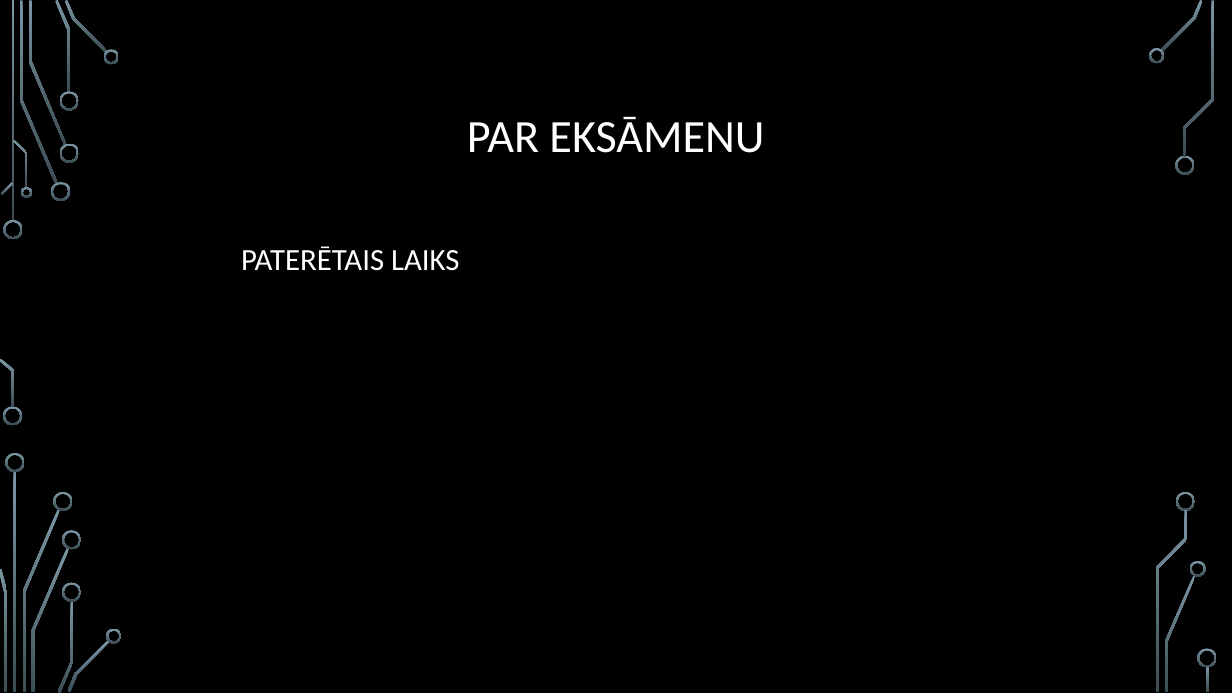
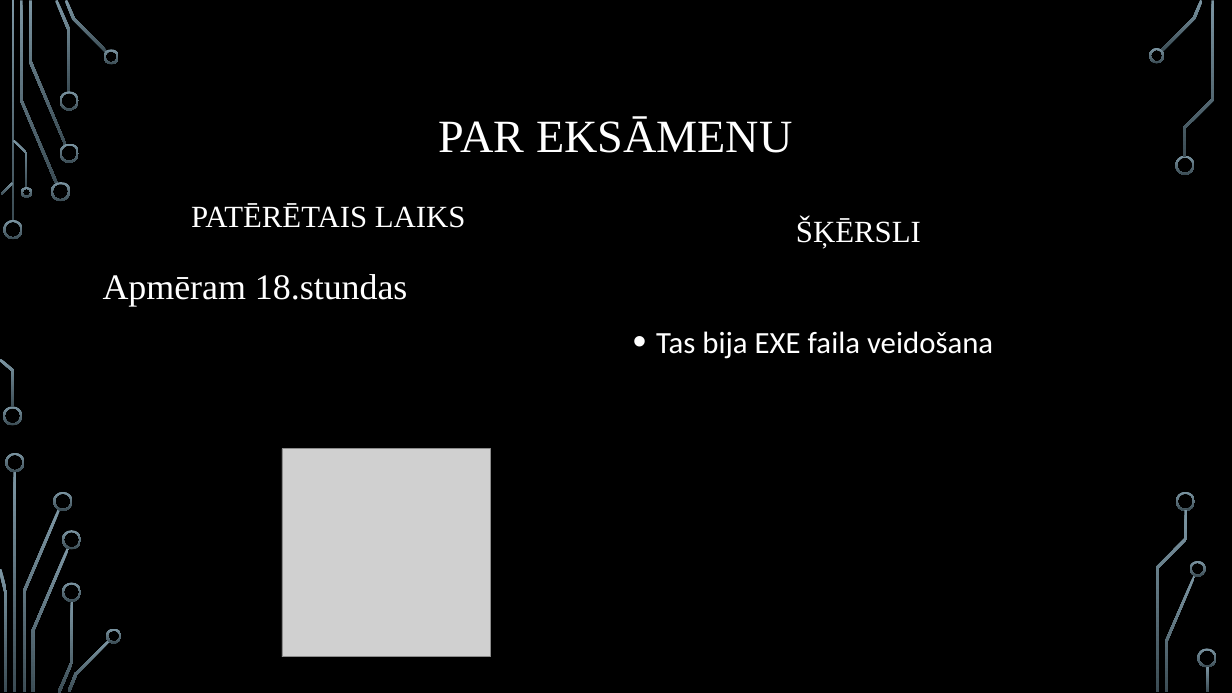
Before and after one commit to maks1k3/Bizjuks_Eksamens, a slide deck: slide 15 of Bizjuks_Eksamens.pptx (slide 14 before the commit). Drawn at 1232x693 pixels with LibreOffice and Linux fonts; fonts in the diff are those of the drawing; grey boxes stand for pictures; background and template pictures are left out. Boxes give left, top, right and bottom in pixels: in the first picture for what was removed or moved away, otherwise in the second. Text is boxed around its words. In the diff, an @@ line names an element or a change of style, - is before the commit and + after.

```diff
--- a/Bizjuks_Eksamens.pptx
+++ b/Bizjuks_Eksamens.pptx
@@ title "PAR EKSĀMENU" at (x1=439, y1=116, x2=793, y2=153): font Calibri to Times New Roman @@
@@ text at (x1=191, y1=203, x2=466, y2=228): text changed; font Calibri to Times New Roman @@
-PATERĒTAIS LAIKS
+PATĒRĒTAIS LAIKS
@@ text added at (x1=796, y1=218, x2=921, y2=248), 24 pt, text #FFFFFF @@
+ŠĶĒRSLI
@@ text added at (x1=103, y1=274, x2=407, y2=307), 28 pt, text #FFFFFF @@
+Apmēram 18.stundas
@@ text added at (x1=656, y1=331, x2=993, y2=359), 24 pt, text #FFFFFF @@
+• Tas bija EXE faila veidošana
@@ picture added at (x1=282, y1=448, x2=491, y2=657) @@
```
Also in this commit, not shown: 4 other slides changed, 1 slide added, 1 other file.
